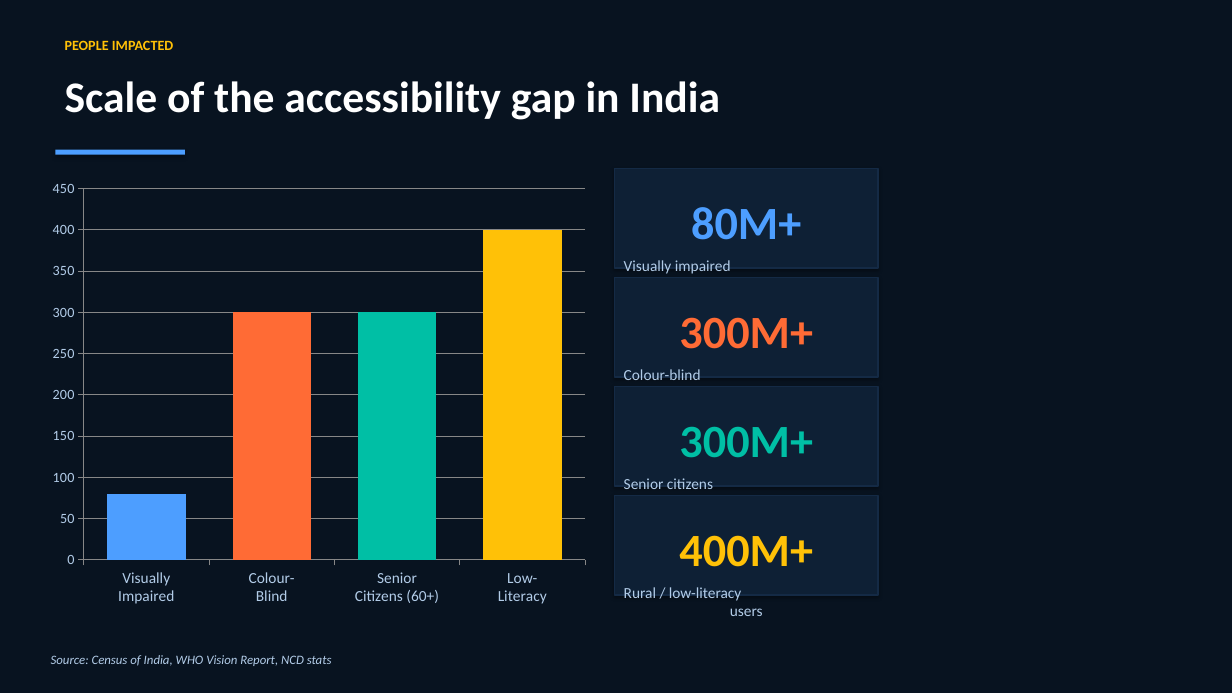
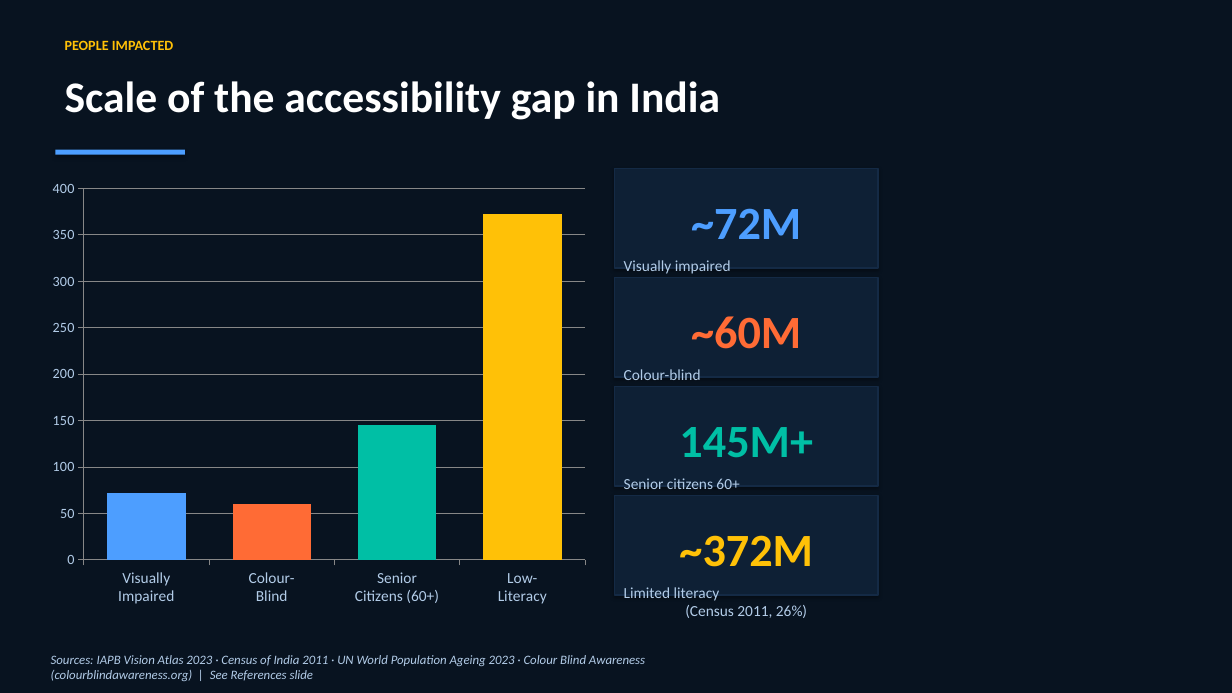
Before and after one commit to esfaihackathon/visual-assistant-ai, a slide deck: slide 3 of presentation/Saral-Accessible-Banking.pptx. Drawn at 1232x693 pixels with LibreOffice and Linux fonts; fonts in the diff are those of the drawing. Boxes give left, top, right and bottom in pixels: in the first picture for what was removed or moved away, otherwise in the second. Text is boxed around its words. In the diff, an @@ line names an element or a change of style, - is before the commit and + after.

```diff
--- a/presentation/Saral-Accessible-Banking.pptx
+++ b/presentation/Saral-Accessible-Banking.pptx
@@ column chart at [42,171,596,615] @@
-Series 1: 80, 300, 300, 400
+Series 1: 70, 60, 140, 370
@@ text at [691,208,801,239]: text changed @@
-80M+
+~72M
@@ text at [691,316,801,349]: text changed @@
-300M+
+~60M
@@ text at [679,427,813,458]: text changed @@
-300M+
+145M+
@@ text at [624,478,739,489]: text changed @@
-Senior citizens
-(60+)
+Senior citizens 60+
+(347M by 2050, UN)
@@ text at [679,535,813,567]: text changed @@
-400M+
+~372M
@@ text at [624,587,807,618]: text changed @@
-Rural / low-literacy
-users
+Limited literacy
+(Census 2011, 26%)
@@ text at [51,655,645,681]: text changed @@
-Source: Census of India, WHO Vision Report, NCD stats
+Sources: IAPB Vision Atlas 2023 · Census of India 2011 · UN World Population Ageing 2023 · Colour Blind Awareness (colourblindawareness.org) | See References slide
```
Also in this commit, not shown: 5 other slides changed, 1 slide added, 1 other file.
